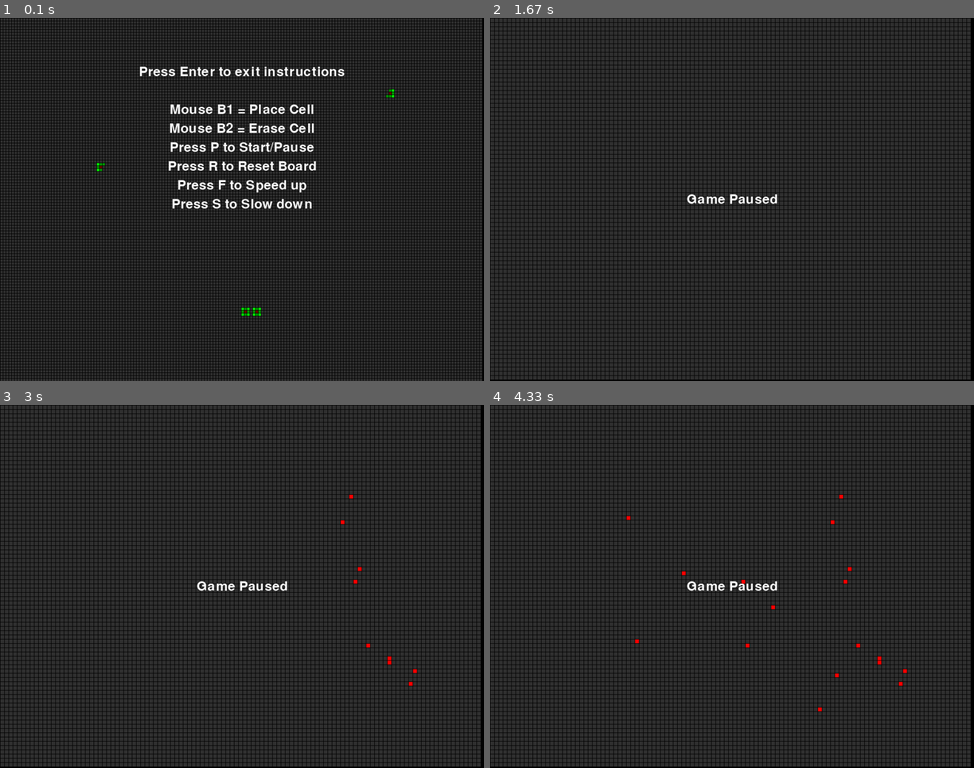
Above: before the commit, frames 1-4 (two rows, left to right).
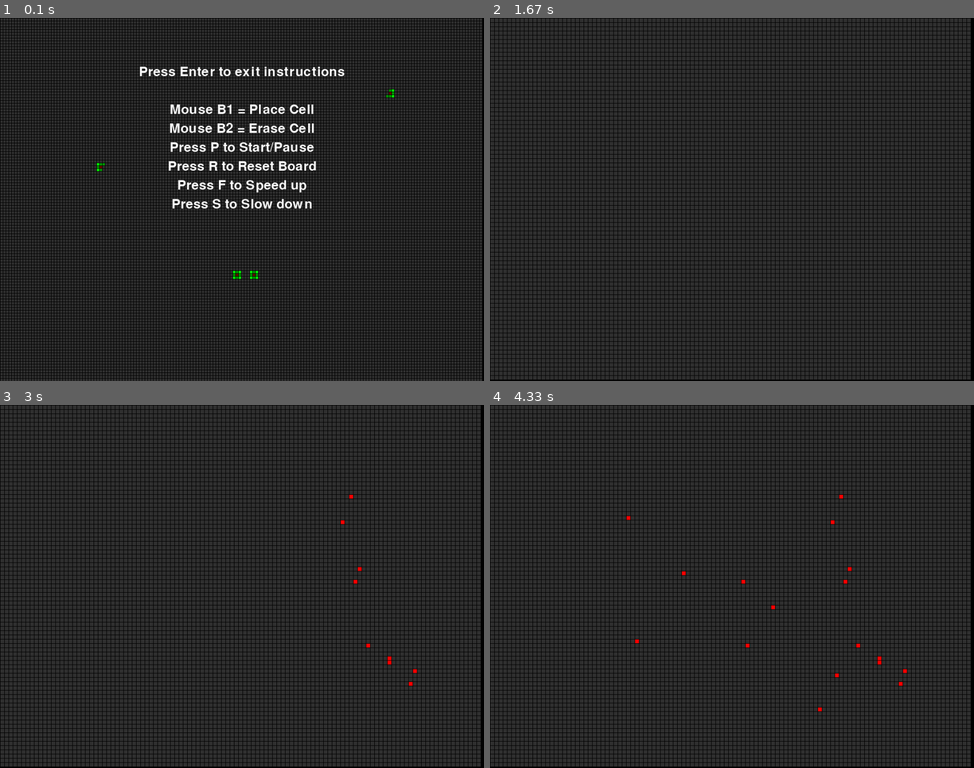
Above: after the commit, the same moments.

Repository: Hungry-Gnu/PygameLife
Game: pygame game, started from game.py
The game is run twice, just before and just after one commit, with the same random seed, the same clock (stepped at 60 frames per second) and the same inputs.
Inputs (mouse positions are in pixels of both pictures, inside the frame that each line leads up to):
- Up to frame 1 (0.1 s): no input
- Up to frame 2 (1.67 s): tap Esc at 0.33 s; press the mouse at (911, 326) at 0.7 s; move the mouse to (848, 279) at 0.8 s; release the mouse at (790, 232) at 0.93 s; tap P at 1 s; right-click (857, 257) at 1.38 s
- Up to frame 3 (3 s): press the mouse at (367, 644) at 1.7 s; move the mouse to (387, 662) at 1.8 s; release the mouse at (411, 680) at 1.93 s; press the mouse at (367, 644) at 2.03 s; move the mouse to (353, 582) at 2.13 s; release the mouse at (343, 521) at 2.27 s; press the mouse at (367, 644) at 2.37 s; move the mouse to (358, 568) at 2.47 s; release the mouse at (353, 495) at 2.6 s; press the mouse at (367, 644) at 2.7 s; move the mouse to (392, 655) at 2.8 s; release the mouse at (416, 669) at 2.93 s
- Up to frame 4 (4.33 s): press the mouse at (857, 644) at 3.03 s; move the mouse to (741, 579) at 3.13 s; release the mouse at (625, 517) at 3.27 s; press the mouse at (857, 644) at 3.37 s; move the mouse to (770, 608) at 3.47 s; release the mouse at (683, 571) at 3.6 s; press the mouse at (857, 644) at 3.7 s; move the mouse to (838, 677) at 3.8 s; release the mouse at (819, 706) at 3.93 s; press the mouse at (857, 644) at 4.03 s; move the mouse to (746, 640) at 4.13 s; release the mouse at (635, 640) at 4.27 s

The runs differ from the first frame. In frame 1, 0.1% of the frame differs, in the area x 48-54%, y 69-83%; in frame 2, 0.3%; in frame 3, 0.3%; in frame 4, 0.3%, in the area x 40-60%, y 48-52%.

Commit message:
Modularizing the 'mitosis.py', this should be dead easy to use in any other framework. Start implementing framework for saving patterns.

Diff:
--- a/game.py
+++ b/game.py
@@ -5,18 +5,14 @@
 # Email   : luke.nukem.jones@gmail.com #
 # License : GPLv3.0                    #
 ########################################
-
 import pygame
 import mitosis
 from random import randint
-
+###########################
 BLACK    = (   0,   0,   0)
 WHITE    = ( 255, 255, 255)
-GREEN    = (   0, 155,   0)
-LGREEN    = (   0, 255,   0)
-DREAD    = (   110, 0,   0)
-RED      = ( 255,   0,   0)
 GREY     = ( 50,   50,  50)
+###########################
 
 class LifeGame:
     def __init__(self):
@@ -29,29 +25,9 @@
         pygame.display.set_caption("Game of Life")
         self.clock = pygame.time.Clock()
         self.state = 1
-
+        self.enteredPattern = []
         self.cellLife = mitosis.CellLife(self.screen, 8)
         self.menuLife = mitosis.CellLife(self.screen, 5)
-
-        for pos in [(2, 0), (1, 0), (1, 1), (1, 2), (0, 1)]:
-            x = int(len(self.menuLife.grid[0])*0.2) + pos[0]
-            y = int(len(self.menuLife.grid)*0.4) + pos[1]
-            self.menuLife.grid[y][x] = 1
-            self.menuLife.alive.append((x,y))
-        # Cross
-        for pos in [(1, 0), (1, 1), (1, 2), (2, 1), (0, 1)]:
-            x = int(len(self.menuLife.grid[0])*0.5) + pos[0]
-            y = int(len(self.menuLife.grid)*0.8) + pos[1]
-            self.menuLife.grid[y][x] = 1
-            self.menuLife.alive.append((x,y))
-            self.menuLife.grid[y][x+4] = 1
-            self.menuLife.alive.append((x+4,y))
-        # Tetrinomo
-        for pos in [(1, 0), (1, 1), (1, 2), (0, 2), (2, 1)]:
-            x = int(len(self.menuLife.grid[0])*0.8) + pos[0]
-            y = int(len(self.menuLife.grid)*0.2) + pos[1]
-            self.menuLife.grid[y][x] = 1
-            self.menuLife.alive.append((x,y))
 
         self.font = pygame.font.Font(None, 42)
         self.instr = ['Press Enter to exit instructions','',
@@ -71,6 +47,7 @@
                          '0.02ms':2,'Realtime':1}
         self.speed = 3
         self.message = []
+        self.mainMenu()
 
     def printHelp(self):
         self.menuSurf.fill(BLACK)
@@ -83,24 +60,24 @@
         if self.enteredMainMenu == 1:
             self.menuLife.resetGrid()
             for pos in [(2, 0), (1, 0), (1, 1), (1, 2), (0, 1)]:
-                x = int(len(self.menuLife.grid[0])*0.2) + pos[0]
-                y = int(len(self.menuLife.grid)*0.4) + pos[1]
-                self.menuLife.grid[y][x] = 1
-                self.menuLife.alive.append((x,y))
-            # Cross
+                x = int(self.menuLife.getGridWidth()*0.2) + pos[0]
+                y = int(self.menuLife.getGridHeight()*0.4) + pos[1]
+                self.menuLife.setGridpos((x,y),1)
+                self.menuLife.addAlive((x,y))
+            # PULSAR!!!!
             for pos in [(1, 0), (1, 1), (1, 2), (2, 1), (0, 1)]:
-                x = int(len(self.menuLife.grid[0])*0.5) + pos[0]
-                y = int(len(self.menuLife.grid)*0.8) + pos[1]
-                self.menuLife.grid[y][x] = 1
-                self.menuLife.alive.append((x,y))
-                self.menuLife.grid[y][x+4] = 1
-                self.menuLife.alive.append((x+4,y))
+                x = int(self.menuLife.getGridWidth()*0.5) + pos[0]
+                y = int(self.menuLife.getGridHeight()*0.7) + pos[1]
+                self.menuLife.setGridpos((x-3,y),1)
+                self.menuLife.addAlive((x-3,y))
+                self.menuLife.setGridpos((x+3,y),1)
+                self.menuLife.addAlive((x+3,y))
             # Tetrinomo
             for pos in [(1, 0), (1, 1), (1, 2), (0, 2), (2, 1)]:
-                x = int(len(self.menuLife.grid[0])*0.8) + pos[0]
-                y = int(len(self.menuLife.grid)*0.2) + pos[1]
-                self.menuLife.grid[y][x] = 1
-                self.menuLife.alive.append((x,y))
+                x = int(self.menuLife.getGridWidth()*0.8) + pos[0]
+                y = int(self.menuLife.getGridHeight()*0.2) + pos[1]
+                self.menuLife.setGridpos((x,y),1)
+                self.menuLife.addAlive((x,y))
             self.enteredMainMenu = 0
 
     def printPaused(self):
@@ -116,6 +93,12 @@
             for i in range(len(self.message)):
                 text = self.font.render(self.message[i], 1, WHITE)
                 self.menuSurf.blit(text,(10,10+i*40))
+
+    def printGen(self):
+        string = "Generation #"+str(self.cellLife.getGenCount())
+        text = self.font.render(string, 1, WHITE)
+        x = self.menuSurf.get_rect().centerx - text.get_rect().centerx
+        self.menuSurf.blit(text,(x,10))
 
     def main(self):
         framecount = 0
@@ -127,24 +110,24 @@
             # Menu State
             if self.state == 1:
                     self.menuSurf.fill(BLACK)
-                    if self.firstStart == 1 and framecount > 3:
-                        self.screen.fill(BLACK)
-                        self.menuLife.drawBG()
-                        self.menuLife.update()
+                    if self.firstStart == 1:
+                        ## Place holder. Will use for an intro
                         self.printHelp()
-                        framecount = 0
                     elif self.firstStart == 0:
+                        # Place holder, will use for a proper menu
                         self.mainMenu()
                         self.printHelp()
+                    if framecount > 3:
                         self.screen.fill(BLACK)
                         self.menuLife.drawBG()
                         self.menuLife.update()
                         #self.cellLife.paused()
+                        framecount = 0
                     self.screen.blit(self.menuSurf,(0,0))
             # Paused State
             elif self.state == 2:
                     self.screen.fill(BLACK)
-                    if self.firstStart == 0:
+                    if self.firstStart == 0 and self.cellLife.getGenCount == 0:
                         self.printPaused()
                     else:
                         self.menuSurf.fill(BLACK)
@@ -164,6 +147,7 @@
                         msgTime = 0
                     else:
                         self.printMsg()
+                        self.printGen()
                         self.screen.blit(self.menuSurf,(0,0))
                         msgTime +=1
             # Game Tick
@@ -184,6 +168,7 @@
                     if pygame.mouse.get_pressed()[0] == 1:
                         self.cellLife.clicked(pos,1)
                         pygame.display.flip()
+                        #self.enteredPattern.append(pos)
                     elif pygame.mouse.get_pressed()[1] == 1 or pygame.mouse.get_pressed()[2] == 1:
                         self.cellLife.clicked(pos,0)
                         pygame.display.flip()
--- a/mitosis.py
+++ b/mitosis.py
@@ -5,117 +5,141 @@
 # Email   : luke.nukem.jones@gmail.com #
 # License : GPLv3.0                    #
 ########################################
-
 import pygame
 #import mitosis
 from random import randint
-
+###########################
 BLACK    = (   0,   0,   0)
-WHITE    = ( 255, 255, 255)
 GREEN    = (   0, 155,   0)
-LGREEN    = (   0, 255,   0)
-DREAD    = (   110, 0,   0)
+LGREEN   = (   0, 255,   0)
+DREAD    = ( 110,   0,   0)
 RED      = ( 255,   0,   0)
-GREY     = ( 50,   50,  50)
-
+GREY     = (  50,  50,  50)
+###########################
 class CellLife:
-    def __init__(self,screen,cellSize):
-        self.alive = []
-        self.dead = []
-        self.screen = screen
-        self.width = self.height = cellSize
-        self.margin = 1
-        self.row = int(self.screen.get_size()[0] / (cellSize+self.margin))
-        self.col = int(self.screen.get_size()[1] / (cellSize+self.margin))
-        print("col=",self.col)
-        print(self.margin)
+    def __init__(self,screen, cellSize):
+        ''' Base "Game of Life" Class:
+            Must pass in a surface to draw to and the
+            cell size for the grid. Class will get the
+            rez from the surface, then set up the grid
+            and background image.'''
+        self.__alive = [] # The *alive* generation
+        self.__dead = [] # The cells to be killed off
+        self.__grid = [] # Array that keeps track of alive cells
+        self.__screen = screen
+        self.__width = self.__height = cellSize
+        self.__margin = 1
+        self.__row = int(self.__screen.get_size()[0] / (cellSize+self.__margin))
+        self.__col = int(self.__screen.get_size()[1] / (cellSize+self.__margin))
+        self.__prevGen = []
+        self.__genCount = 0
+        # Initialize
         self.resetGrid()
-
-        self.bg = pygame.Surface((self.screen.get_size()[0], self.screen.get_size()[1]))
-        self.bg.fill(BLACK)
-        for y in range(self.col):
-            for x in range(self.row):
-                pygame.draw.rect(self.bg,GREY,[ (self.margin+self.width)*x+self.margin,
-                    (self.margin+self.height)*y+self.margin, self.width, self.height ])
-        self.bg.convert()
-
+        # Sets up the background as a stored surface to prevent continuous looping.
+        self.__bg = pygame.Surface((self.__screen.get_size()[0], self.__screen.get_size()[1]))
+        self.__bg.fill(BLACK)
+        for y in range(self.__col):
+            for x in range(self.__row):
+                pygame.draw.rect(self.__bg,GREY,[ (self.__margin+self.__width)*x+self.__margin,
+                    (self.__margin+self.__height)*y+self.__margin, self.__width, self.__height ])
+        self.__bg.convert()
+    ########################################
+    def getGridWidth(self):
+        ''' Returns the width of the grid'''
+        return self.__row
+    def getGridHeight(self):
+        ''' Returns the height of the grid'''
+        return self.__col
+    def getGenCount(self):
+        ''' Get the current number of generation'''
+        return self.__genCount
+    ########################################
+    def setGridpos(self,pos,var):
+        self.__grid[pos[1]][pos[0]] = var
+    def addAlive(self,pos):
+        self.__alive.append(pos)
+    ########################################
     def resetGrid(self):
-        self.grid = []
-        for y in range(self.col):
-            self.grid.append([])
-            for x in range(self.row):
-                self.grid[y].append(0) # Append a cell
-        self.alive = []
-        self.dead = []
-
+        self.__grid = []
+        for y in range(self.__col):
+            self.__grid.append([])
+            for x in range(self.__row):
+                self.__grid[y].append(0) # Append a cell
+        self.__alive = []
+        self.__dead = []
+        self.__prevGen = []
+        self.__genCount = 0
+    ########################################
     def paused(self):
         # change to a preset BG
         self.drawBG()
-        for cell in self.alive:
-            self.drawSquare(cell[0],cell[1],RED)
-
+        for cell in self.__alive:
+            self.__drawSquare(cell[0],cell[1],RED)
+    ########################################
     def drawBG(self):
-        self.screen.blit(self.bg, (0,0))
-
-    def drawSquare(self,x,y,colour):
-        pygame.draw.rect(self.screen,colour,[ (self.margin+self.width)*x+self.margin,
-            (self.margin+self.height)*y+self.margin, self.width, self.height ])
-
+        self.__screen.blit(self.__bg, (0,0))
+    ########################################
+    def __drawSquare(self,x,y,colour):
+        pygame.draw.rect(self.__screen,colour,[ (self.__margin+self.__width)*x+self.__margin,
+            (self.__margin+self.__height)*y+self.__margin, self.__width, self.__height ])
+    ########################################
     def clicked(self,pos,make):
-        x=pos[0] // (self.width+self.margin)
-        y=pos[1] // (self.height+self.margin)
+        x=pos[0] // (self.__width+self.__margin)
+        y=pos[1] // (self.__height+self.__margin)
         # Set that location to one
-        if x > self.row-1: x = self.row-1
-        if y > self.col-1: y = self.col-1
-        if y < self.col and x < self.row:
+        if x > self.__row-1: x = self.__row-1
+        if y > self.__col-1: y = self.__col-1
+        if y < self.__col and x < self.__row:
             if make == 1:
-                self.grid[y][x]=1
-                if (x,y) not in self.alive:
-                    self.alive.append((x,y))
-                self.drawSquare(x,y,RED)
+                self.__grid[y][x]=1
+                if (x,y) not in self.__alive:
+                    self.__alive.append((x,y))
+                self.__drawSquare(x,y,RED)
             elif make == 0:
-                self.grid[y][x]=0
+                self.__grid[y][x]=0
                 try:
-                    cell = self.alive.index((x,y))
-                    self.alive.pop(cell)
+                    cell = self.__alive.index((x,y))
+                    self.__alive.pop(cell)
                 except:
                     pass
-                self.drawSquare(x,y,GREY)
-
-    def checkPos(self,cell,x,y,grid):
+                self.__drawSquare(x,y,GREY)
+    ########################################
+    def __checkPos(self,cell,x,y,grid):
         x,y = (cell[0]+x), (cell[1]+y)
-        lenGridX, lenGridY = self.row-1, self.col-1
+        lenGridX, lenGridY = self.__row-1, self.__col-1
         if      (x < 0)        : x = lenGridX
         elif    (x > lenGridX) : x = 0
         if      (y < 0)        : y = lenGridY
         elif    (y > lenGridY) : y = 0
         return (x,y)
 
-        for y in range(self.col):
-            for x in range(self.row):
-                if (x,y) in self.alive:
-                    self.drawSquare(x,y,RED)
+        for y in range(self.__col):
+            for x in range(self.__row):
+                if (x,y) in self.__alive:
+                    self.__drawSquare(x,y,RED)
                 else:
-                    self.drawSquare(x,y,GREY)
+                    self.__drawSquare(x,y,GREY)
+    ########################################
+    def update(self):
+        if self.__prevGen != self.__alive:
+            self.__genCount +=1
+        for cell in self.__alive:
+            self.__grid[cell[1]][cell[0]] = 1
+            self.__drawSquare(cell[0],cell[1],GREEN)
+        for cell in self.__dead:
+            self.__grid[cell[1]][cell[0]] = 0
+            self.__drawSquare(cell[0],cell[1],GREY)
 
-    def update(self):
-        for cell in self.alive:
-            self.grid[cell[1]][cell[0]] = 1
-            self.drawSquare(cell[0],cell[1],GREEN)
-        for cell in self.dead:
-            self.grid[cell[1]][cell[0]] = 0
-            self.drawSquare(cell[0],cell[1],GREY)
-
-        self.dead = []
+        self.__dead = []
         nextGen =[]
         deadDict = {}
-        for cell in set(self.alive):
+        for cell in set(self.__alive):
             nCount = 0
             for y in(-1,0,1):
                 for x in(-1,0,1):
-                    tempCell = self.checkPos(cell,x,y,self.grid)
+                    tempCell = self.__checkPos(cell,x,y,self.__grid)
                     if cell != tempCell:
-                        cellAliveResult = self.grid[tempCell[1]][tempCell[0]]
+                        cellAliveResult = self.__grid[tempCell[1]][tempCell[0]]
                         # If it's a dead cell, check it.
                         if cellAliveResult == 1:
                             nCount += 1
@@ -126,12 +150,13 @@
                                 deadDict[tempCell] = [1]
             if nCount in(2,3):
                 nextGen.append(cell)
-                self.drawSquare(cell[0],cell[1],GREEN)
+                self.__drawSquare(cell[0],cell[1],GREEN)
             else:
-                self.dead.append(cell)
-                self.drawSquare(cell[0],cell[1],DREAD)
+                self.__dead.append(cell)
+                self.__drawSquare(cell[0],cell[1],DREAD)
         for cell in deadDict:
             if deadDict[cell][0] == 3:
                 nextGen.append(cell)
-                self.drawSquare(cell[0],cell[1],LGREEN)
-        self.alive = nextGen
+                self.__drawSquare(cell[0],cell[1],LGREEN)
+        self.__prevGen = self.__alive
+        self.__alive = nextGen
